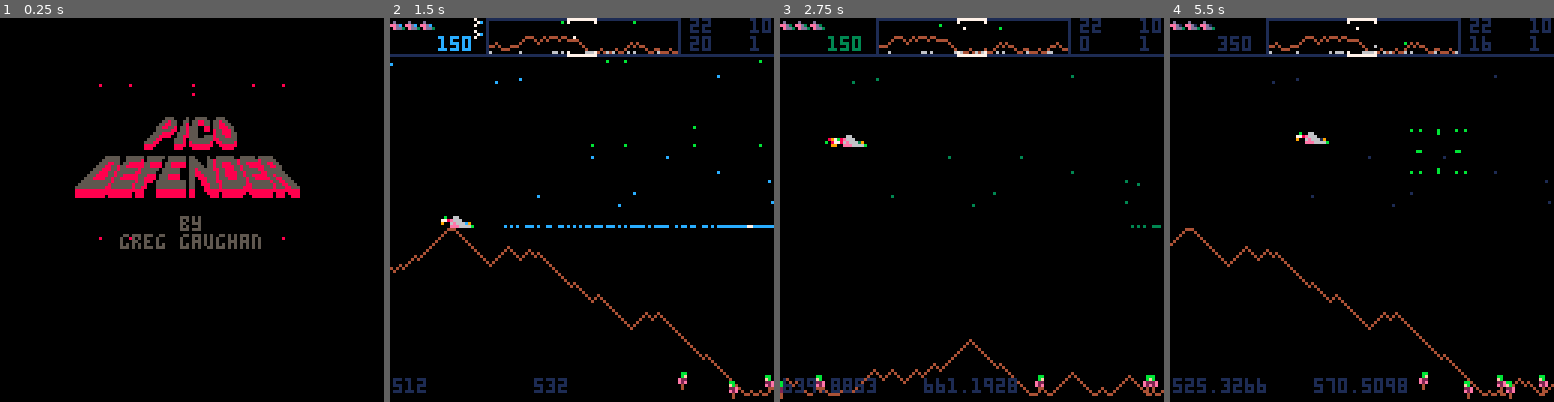
Above: before the commit, frames 1-4 (left to right).
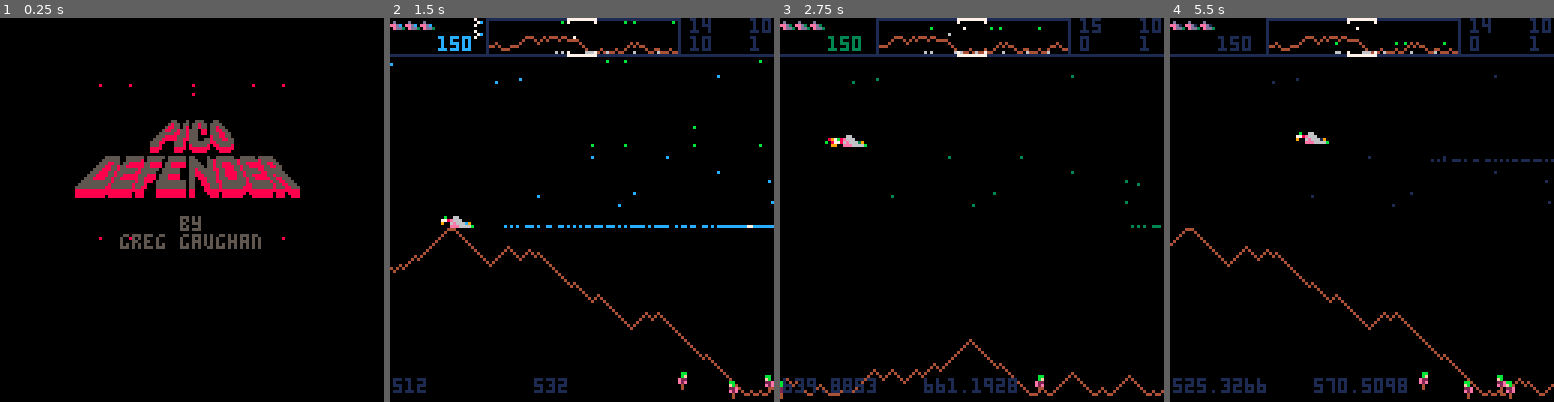
Above: after the commit, the same moments.

Repository: ggaughan/picodefender
Game: PICO-8 cartridge picodefender.p8
Two runs of this game, one before a commit and one after it. Both use one fixed random seed, a clock stepped at 60 frames per second and the inputs below.
Inputs:
- Up to frame 1 (0.25 s): no input
- Up to frame 2 (1.5 s): tap X (X key) at 0.33, 1.07 s; tap O (Z key) at 0.7 s
- Up to frame 3 (2.75 s): hold Right 1.6-2.1 s; tap O (Z key) at 1.7, 2.1, 2.5 s; tap X (X key) at 1.85 s; hold Up 2.15-2.42 s; hold Right from 2.47 s (still down)
- Up to frame 4 (5.5 s): tap O (Z key) every 0.4 s from 2.9 to 5.3 s; tap X (X key) at 2.97, 4.08, 5.2 s; release Right at 3.03 s; hold Left 3.08-3.58 s; hold Down 3.63-3.97 s; hold Right 4.02-4.68 s; hold Up 4.73-5.03 s; hold Left from 5.08 s (still down)

The runs differ from the first frame. In frame 1, 1.1% of the frame differs, in the area x 37-62%, y 25-36%; in frame 2, 0.2%; in frame 3, 0.3%; in frame 4, 0.6%.

Commit message:
Logo tweaks and bullet speed tweak

Diff:
--- a/picodefender.p8
+++ b/picodefender.p8
@@ -109,7 +109,7 @@
 mutant_speed = 0.4
 baiter_speed = 2.6  -- faster than player  -- todo set to max_speed*factor?
 bullet_expire = 1.4  -- todo depend on actual bullet_speed?
-bullet_speed = 1.0
+bullet_speed = 0.02
 
 particle_expire = 0.8
 particle_speed = 0.6
@@ -1412,7 +1412,7 @@
  t=time()
 	b=make_actor(bullet,x,y)
 	local bv = bullet_speed
-	if (from and from.k == lander) bv *= 0.25
+	if (from and from.k == baiter) bv *= 1.9
 	-- todo for some, hang around player?
 	local tx,ty = pl.x, pl.y  -- aim at player
 	-- todo if bad aimer, add miss (slow bv does this to some extent)
@@ -1446,8 +1446,12 @@
 	--b.dx = ((tx - b.x)/128) * bullet_speed
  --b.dy = ((ty - b.y)/128) * bullet_speed
  -- todo why 30!?
-	b.dx = ((tx - b.x)/30) * bv
- b.dy = ((ty - b.y)/30) * bv
+	--b.dx = ((tx - b.x)/30) * bv
+ --b.dy = ((ty - b.y)/30) * bv
+ -- todo here: add miss-factor!
+ -- done?-- todo here: add slowdown factor/rate for non-track (landers etc.)
+	b.dx = ((tx - b.x)) * bv
+ b.dy = ((ty - b.y)) * bv
 	b.t = t
 	b.w = 1
 	b.h = 1
@@ -1723,8 +1727,8 @@
 
 	if	debug_test then
 		wave_old = 1
-		wave_progression=1
-		wave.landers=2 --1
+		--wave_progression=1
+		--wave.landers=2 --1
 		--wave.bombers=min(1,wave.bombers)
 		--wave.pods=min(1,wave.pods)
 	end
@@ -2083,18 +2087,18 @@
 00000000000000000000000000000000000000000000000000000000000000000000000000000000000000000000000000000000000000000000000000000000
 00000000000000000000000000000000000000000000000000000000000000000000000000000000000000000000000000000000000000000000000000000000
 00000000000000000000000000000000000000000000000000000000000000000000000000000000000000000000000000000000000000000000000000000000
-0000000000000000000000000000000aaa0000a00aaaa000aaa00000000000000000000000000000000000000000000000000000000000000000000000000000
-000000000000000000000000000000aa8aa00aa0aa88aa0aa8aa0000000000000000000000000000000000000000000000000000000000000000000000000000
-00000000000000000000000000000aa88aa00a80aa88aa0aa88aa000000000000000000000000000000000000000000000000000000000000000000000000000
-0000000000000000000000000000aa88aa80aa8aaa00880aa888aa00000000000000000000000000000000000000000000000000000000000000000000000000
-0000000000000000000000000000aaaaa880aa8aaa008808aa888a00000000000000000000000000000000000000000000000000000000000000000000000000
-000000000000000000000000000aaa88880aaa8aaa000008aa888aa0000000000000000000000000000000000000000000000000000000000000000000000000
-00000000000000000000000000aaa888800aa88aaa00aaa8aaa88aa0000000000000000000000000000000000000000000000000000000000000000000000000
-0000000000000000000000000aaa880000aaa80aaaaaaaa88aaaaaa0000000000000000000000000000000000000000000000000000000000000000000000000
-000000000000000000000000aaa8800000aaa808aaaaaa8088aaaa80000000000000000000000000000000000000000000000000000000000000000000000000
-00000000000000000000000088880000008888088888888008888880000000000000000000000000000000000000000000000000000000000000000000000000
-00000000000000000000000088800000008880008888880000888800000000000000000000000000000000000000000000000000000000000000000000000000
-00000000000000000000000000000000000000000000000000000000000000000000000000000000000000000000000000000000000000000000000000000000
+00000000000000000000000000000000000000000000000000000000000000000000000000000000000000000000000000000000000000000000000000000000
+000000000000000000000000000000000aa000a00aaa000aa0000000000000000000000000000000000000000000000000000000000000000000000000000000
+00000000000000000000000000000000a8aa0aa0aa8aa0aaaa000000000000000000000000000000000000000000000000000000000000000000000000000000
+0000000000000000000000000000000a88aa0a80aa8aa0aa8aa00000000000000000000000000000000000000000000000000000000000000000000000000000
+000000000000000000000000000000a88aa8aa8aaa0880aa88aa0000000000000000000000000000000000000000000000000000000000000000000000000000
+00000000000000000000000000000aaaaa88aa8aaa0880aaa88aa000000000000000000000000000000000000000000000000000000000000000000000000000
+0000000000000000000000000000aaa8888aaa8aaa00008aa88aa000000000000000000000000000000000000000000000000000000000000000000000000000
+000000000000000000000000000aaa88888aa88aaa00aa8aaa88aa00000000000000000000000000000000000000000000000000000000000000000000000000
+00000000000000000000000000aaa88000aaa80aaaaaaa88aaaaaa00000000000000000000000000000000000000000000000000000000000000000000000000
+00000000000000000000000000aaa80000aaa808aaaaa8088aaaa800000000000000000000000000000000000000000000000000000000000000000000000000
+00000000000000000000000000888800008888088888880088888800000000000000000000000000000000000000000000000000000000000000000000000000
+00000000000000000000000000888000008880008888800008888000000000000000000000000000000000000000000000000000000000000000000000000000
 00000000000000000000000000000000000000000000000000000000000000000000000000000000000000000000000000000000000000000000000000000000
 00000000000aaaaa00aaaaaa0aaaaaa0aaaaaa0aa0000a00aaaaaa00aaaaa0aaaaa0000000000000000000000000000000000000000000000000000000000000
 0000000000aaaaaa00aaaaa80aaaaa00aaaaaa0aaa000aa8aaaaaaa8aaaaaa8aaaaa000000000000000000000000000000000000000000000000000000000000
